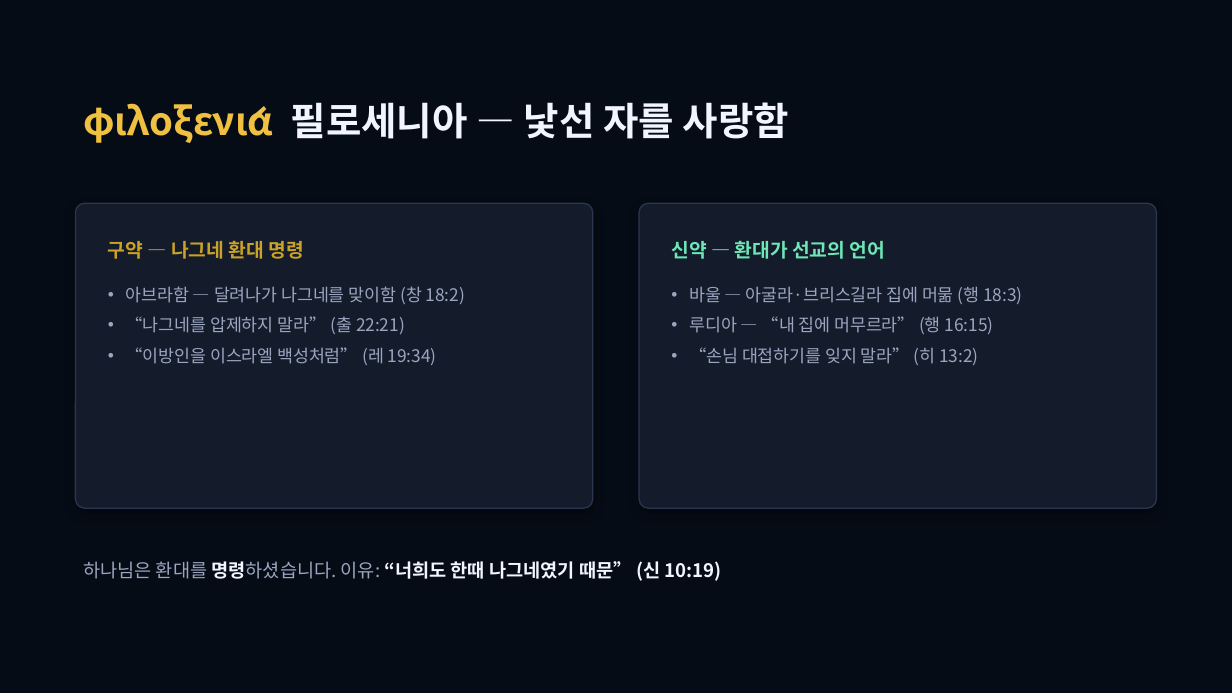
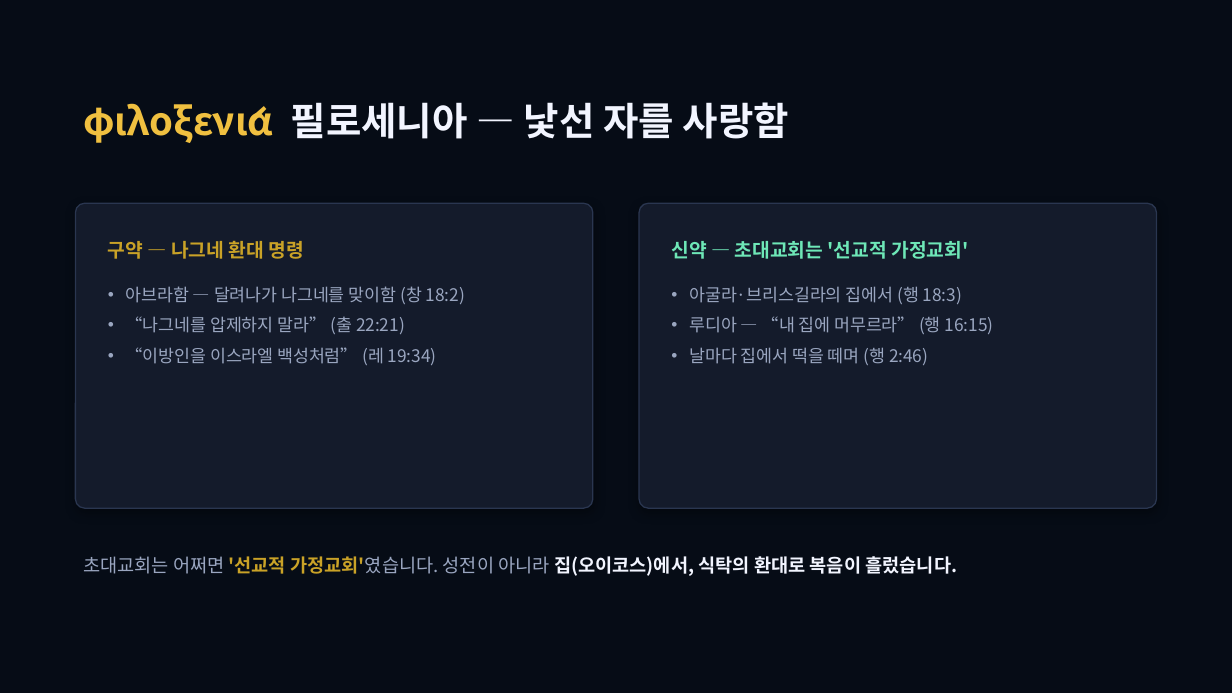
Before and after one commit to Hebronplatform/hebronguide, a slide deck: slide 11 of HebronGuide_발표_김성수목사.pptx. Drawn at 1232x693 pixels with LibreOffice and Linux fonts; fonts in the diff are those of the drawing. Boxes give left, top, right and bottom in pixels: in the first picture for what was removed or moved away, otherwise in the second. Text is boxed around its words. In the diff, an @@ line names an element or a change of style, - is before the commit and + after.

Commit message:
feat: 초대교회='선교적 가정교회' 통찰 추가 (필로세니아 슬라이드+노트+신학정본+PPTX)

```diff
--- a/HebronGuide_발표_김성수목사.pptx
+++ b/HebronGuide_발표_김성수목사.pptx
@@ text at [671,241,968,259]: text changed @@
-신약 — 환대가 선교의 언어
+신약 — 초대교회는 '선교적 가정교회'
@@ text at [689,286,962,304]: text changed @@
-• 바울 — 아굴라·브리스길라 집에 머묾 (행 18:3)
+• 아굴라·브리스길라의 집에서 (행 18:3)
@@ text at [689,347,928,365]: text changed @@
-• “손님 대접하기를 잊지 말라” (히 13:2)
+• 날마다 집에서 떡을 떼며 (행 2:46)
@@ text at [83,556,957,576]: text changed @@
-하나님은 환대를 명령하셨습니다. 이유: “너희도 한때 나그네였기 때문” (신 10:19)
+초대교회는 어쩌면 '선교적 가정교회'였습니다. 성전이 아니라 집(오이코스)에서, 식탁의 환대로 복음이 흘렀습니다.
```
Also in this commit, not shown: 5 other files.
